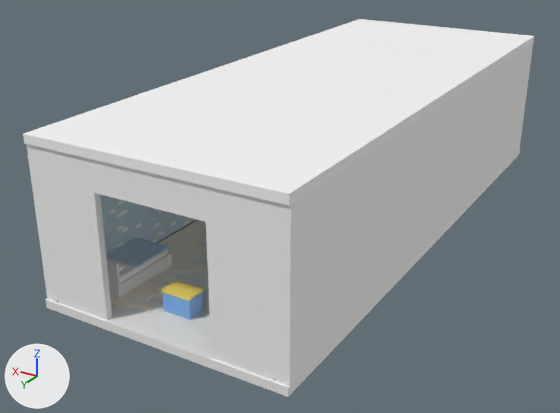
A saved change to the Blender file blender/room_kids_s3.blend.
The view is the same before and after, from a camera (50 mm lens) standing at (-8.73, 24.88, 8.36) and looking at (0.93, 8.78, 0.31). Arrows for +X, +Y and +Z are at lower left; the lights stay in place. The first picture is the older version.

Names of what the first picture shows: 'room_kids_s3_static'.
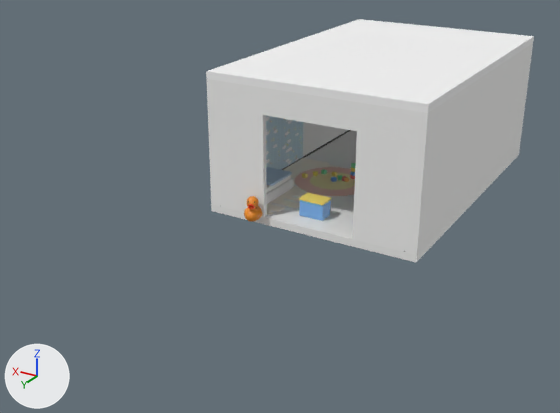
Where the change shows, as pixel boxes (x1, y1, x2, y2) in the pictures (560 x 413 px; the box of a moved part takes in the faces that stretch with it):
'room_kids_s3_static', reshaped (36% narrower, 36% shorter)
    before: (23, 19, 534, 397)
    after: (206, 19, 534, 262)
part 1 of me_floor, added
    after: (353, 102, 415, 252)
part 2 of me_floor, added
    after: (263, 88, 358, 131)
part 3 of me_floor, added
    after: (297, 121, 303, 160)
part 4 of me_floor, added
    after: (290, 120, 297, 164)
part 5 of me_floor, added
    after: (286, 119, 291, 167)
part 6 of me_floor, moved or reshaped (not visible before)
    after: (281, 118, 286, 170)
part 7 of me_floor, moved or reshaped (not visible before)
    after: (273, 117, 281, 170)
part 8 of me_floor, moved or reshaped (mostly hidden before)
    before: (189, 218, 196, 224)
    after: (266, 116, 273, 168)
part 9 of me_floor, moved or reshaped (not visible afterwards)
    before: (178, 215, 189, 229)
part 10 of me_floor, moved or reshaped (not visible before)
    after: (302, 158, 329, 164)
part 11 of me_floor, moved or reshaped (not visible before)
    after: (299, 159, 343, 168)
part 12 of me_floor, added
    after: (297, 161, 328, 167)
part 13 of me_floor, moved or reshaped (not visible before)
    after: (295, 162, 324, 168)
part 14 of me_floor, added
    after: (292, 163, 315, 169)
part 15 of me_floor, moved or reshaped (not visible before)
    after: (290, 165, 311, 170)
part 16 of me_floor, moved or reshaped (not visible before)
    after: (287, 166, 307, 171)
part 17 of me_floor, deleted
    before: (23, 19, 534, 397)
part 18 of me_floor, cut back
    before: (26, 43, 533, 386)
    after: (206, 19, 534, 262)

What the commit changed:
me_floor is used by ob_room_kids_s3_static; location (0.0, 0.0, 0.0).
me_floor had 4073 vertices, 5472 faces and spanned x -3.0..3.0, y -0.1..15.1, z -0.2..3.7.
me_floor now has 3849 vertices, 5304 faces and spans x -3.0..3.0, y 0.0..9.5, z -0.2..3.7.
me_floor part 1: a new loose piece, a box spanning x -2.7..-1.3, y 8.85..9.0, z 0.0..3.5, in mat_white_wall (white #f1f1f0).
me_floor part 2: a new loose piece, a box spanning x -1.3..1.3, y 8.85..9.0, z 2.8..3.5, in mat_white_wall (white #f1f1f0).
me_floor part 3: a new loose piece, a box spanning x 2.688..2.7, y 4.44..4.809, z 0.0..2.123, in mat_kids_wallpaper (picture img_room_kids_wallpaper_png).
me_floor part 4: a new loose piece, a box spanning x 2.688..2.7, y 4.809..5.225, z 0.0..1.557, in mat_kids_wallpaper (picture img_room_kids_wallpaper_png).
me_floor part 5: a new loose piece, a box spanning x 2.688..2.7, y 5.225..5.478, z 0.0..1.812, in mat_kids_wallpaper (picture img_room_kids_wallpaper_png).
me_floor part 6: the loose piece of 8 vertices spanning x 2.7, y 9.2..9.6, z 0.0..2.6 is moved by (0.0, -3.8, 0.0).
me_floor part 7: the loose piece of 8 vertices spanning x 2.7, y 9.6..10.0, z 0.0..2.6 is moved by (0.0, -3.8, 0.0).
me_floor part 8: the loose piece of 8 vertices spanning x 2.7, y 10.0..10.4, z 0.0..2.6 is moved by (0.0, -3.8, 0.0).
me_floor part 9: the loose piece of 8 vertices spanning x 2.7, y 10.4..10.8, z 0.0..2.6 is moved by (0.0, -3.8, 0.0).
me_floor part 10: the loose piece of 8 vertices spanning x 1.6..2.7, y 9.8..9.9, z 0.0 is moved by (0.1, -5.4, 0.0).
me_floor part 11: the loose piece of 8 vertices spanning x 0.8..2.7, y 9.2..9.3, z 0.0 is moved by (-0.1, -4.6, 0.0).
me_floor part 12: a new loose piece, a box spanning x 1.631..2.7, y 4.74..4.89, z 0.0..0.02, in mat_kids_floor (its picture is missing).
me_floor part 13: the loose piece of 8 vertices spanning x 0.7..2.7, y 9.5..9.6, z 0.0 is moved by (0.0, -4.6, 0.0).
me_floor part 14: a new loose piece, a box spanning x 1.472..2.7, y 5.04..5.19, z 0.0..0.02, in mat_kids_floor (its picture is missing).
me_floor part 15: the loose piece of 8 vertices spanning x 1.0..2.7, y 8.9..9.1, z 0.0 is moved by (0.0, -3.7, 0.0).
me_floor part 16: the loose piece of 8 vertices spanning x 1.1..2.7, y 9.9..10.1, z 0.0 is moved by (0.0, -4.6, 0.0).
me_floor part 17: 109 loose pieces with 1080 vertices, spanning x -3.0..3.0, y -0.1..15.1, z -0.2..3.7, are deleted.
me_floor part 18: 39 vertices moved from x 0.7..2.7, y 7.4..9.5, z 0.0..2.6 to x 0.8..2.7, y 7.4..9.5, z 0.0..3.5; 273 vertices removed from x -3.0..3.0, y 7.4..15.0, z 0.0..3.5; 993 vertices added at x -3.0..3.0, y 0.0..9.0, z -0.2..3.7.
Other edits to the shape of me_floor do not show in these pictures.
